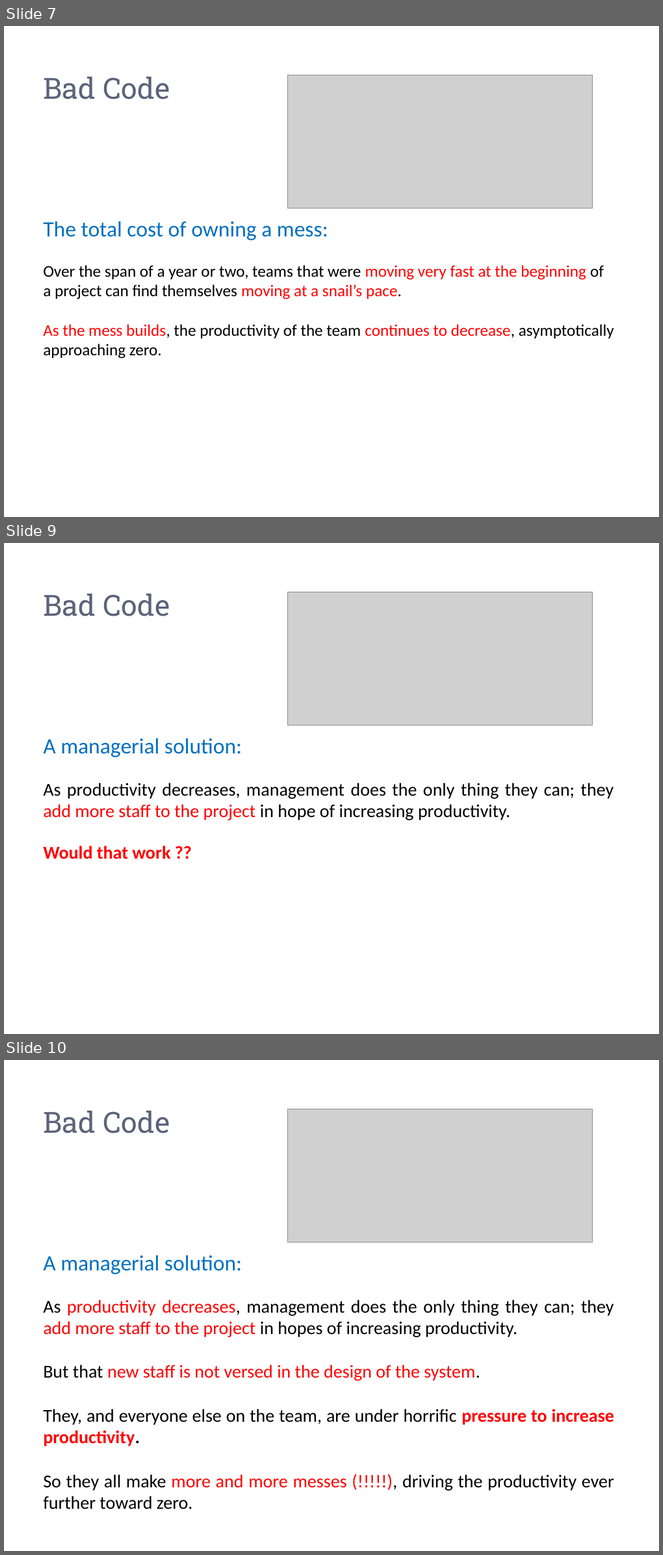
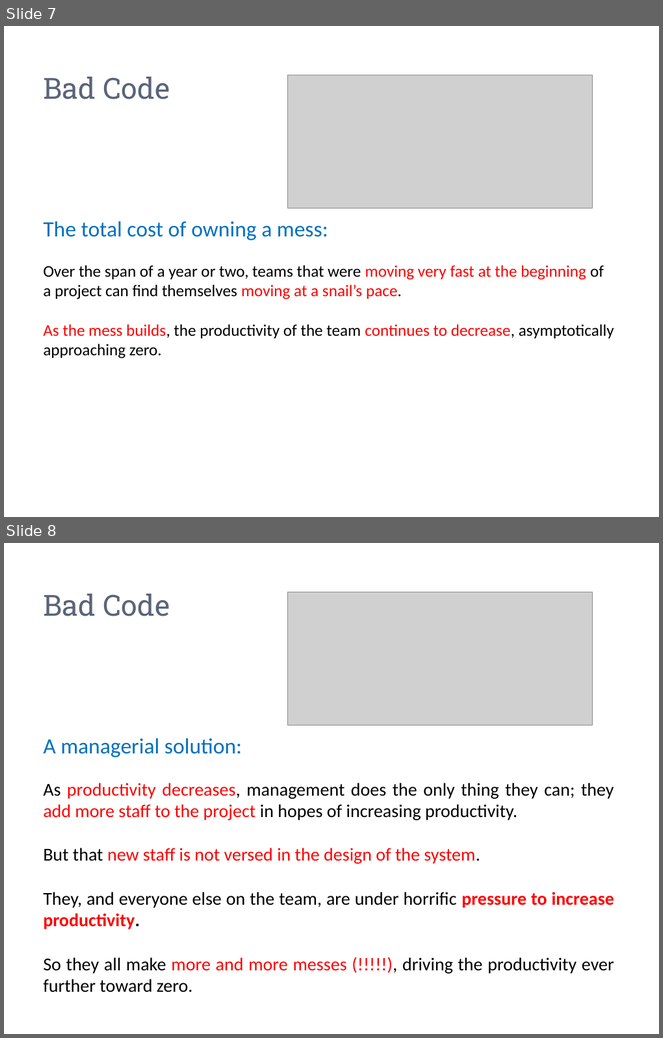
Before and after one commit to zarras/mye004-slides, a slide deck: soft-dev-2-intro.pptx. Shown one above the other, each under a label of ours: slides 7, 9 and 10 before the commit, slides 7 and 8 after it; the slides between them are not shown. The pictures are 663x1555 and 663x1038 pixels, drawn with LibreOffice and Linux fonts; fonts in the diff are those of the drawing; grey boxes stand for pictures. Boxes give left, top, right and bottom in pixels: in the first picture for what was removed or moved away, otherwise in the second. Text is boxed around its words. In the diff, an @@ line names an element or a change of style, - is before the commit and + after.

```diff
--- a/soft-dev-2-intro.pptx
+++ b/soft-dev-2-intro.pptx
@@ slide 9 removed at [4, 543, 659, 1034], background #FFFFFF @@
@@ title removed at [43, 594, 170, 616] @@
-Bad Code
@@ picture removed at [287, 592, 592, 725] @@
@@ text removed at [43, 738, 614, 860] @@
-A managerial solution:
-As productivity decreases, management does the only thing they can; they add more staff to the project in hope of increasing productivity.
-Would that work ??
@@ what was slide 10 is now slide 8 @@
```
Also in this commit, not shown: 2 slides changed, 3 other slides removed, 5 other files.
